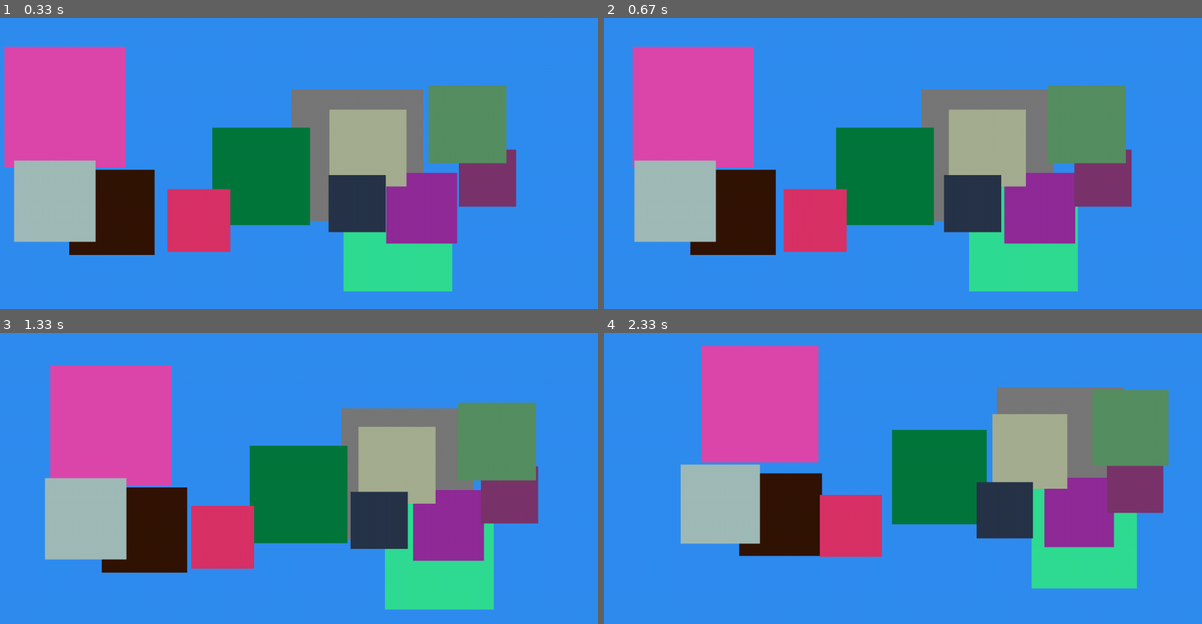
Above: before the commit, frames 1-4 (two rows, left to right).
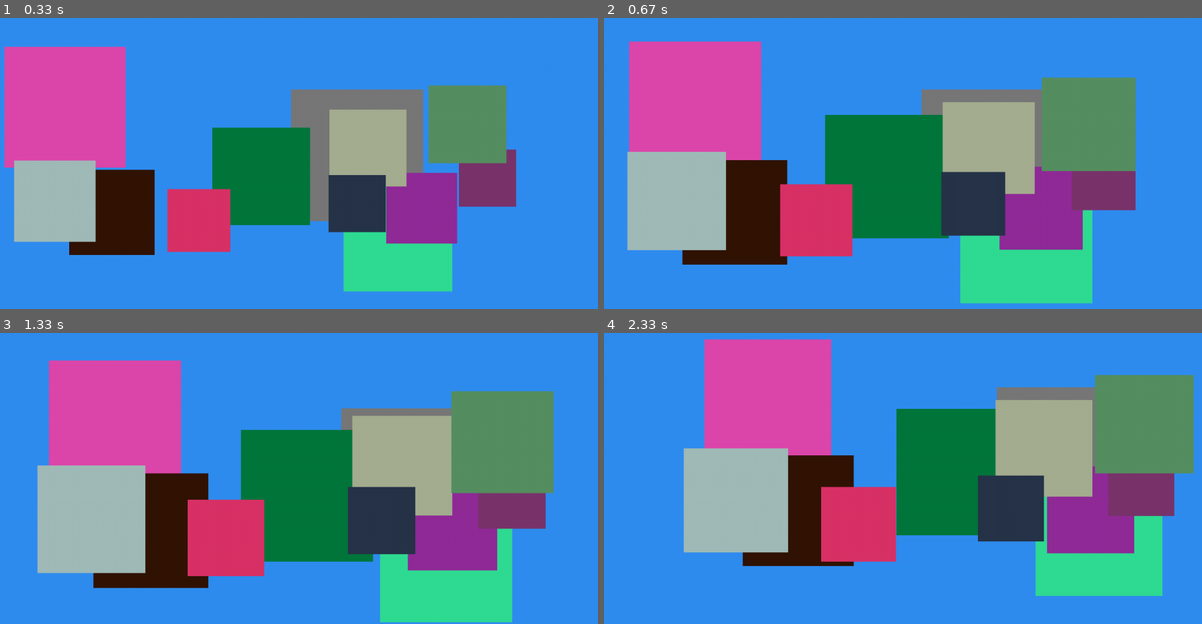
Above: after the commit, the same moments.

Repository: pineappleboy23/3d_squares_in_pygame
Game: pygame game, started from main.py
The game is run twice, just before and just after one commit, with the same random seed, the same clock (stepped at 60 frames per second) and the same inputs.
Inputs:
- Up to frame 1 (0.33 s): no input
- Up to frame 2 (0.67 s): hold N from 0.33 s (still down); hold Right from 0.33 s (still down)
- Up to frame 3 (1.33 s): release N at 0.8 s; release Right at 0.8 s; tap S at 0.83 s; hold Right from 1.17 s (still down)
- Up to frame 4 (2.33 s): release Right at 1.63 s; hold Up 1.67-1.97 s; tap B at 1.82 s; hold Right from 2 s (still down)

Frame 1 is identical in both runs. In frame 2, 13% of the frame differs, in the area x 3-89%, y 7-99%; in frame 3, 18%; in frame 4, 18%, in the area x 12-99%, y 2-91%.

Commit message:
Add files via upload

Diff:
--- a/main.py
+++ b/main.py
@@ -61,6 +61,7 @@
         self.up = False
         self.do = False
         self.shrink = False
+        self.grow = False
 
         self.speed = 3
 
@@ -103,15 +104,19 @@
 
     def move(self):
         if self.ri:
-             self.x += self.speed * self.scale
+            self.x += self.speed * self.scale
         if self.le:
             self.x -= self.speed * self.scale
         if self.up:
             self.y -= self.speed * self.scale
         if self.do:
-              self.y += self.speed * self.scale
+            self.y += self.speed * self.scale
         if self.shrink:
-              self.z += self.speed * self.scale
+            self.z += self.speed * self.scale
+        if self.grow and self.z > 0:
+            self.z -= self.speed * self.scale
+            if self.z < 0:
+                self.z = 0
 
 
     def draw(self, win):
@@ -179,6 +184,11 @@
                 for i in all_my_squares:
                     i.shrink = True
 
+            if event.key == ord('n'):
+                square.grow = True
+                for i in all_my_squares:
+                    i.grow = True
+
 
         if event.type == pg.KEYUP:
             if event.key == pg.K_LEFT or event.key == ord('a'):
@@ -203,6 +213,11 @@
                 for i in all_my_squares:
                     i.shrink = False
 
+            if event.key == ord('n'):
+                square.grow = False
+                for i in all_my_squares:
+                    i.grow = False
+
 
     square.move()
 
